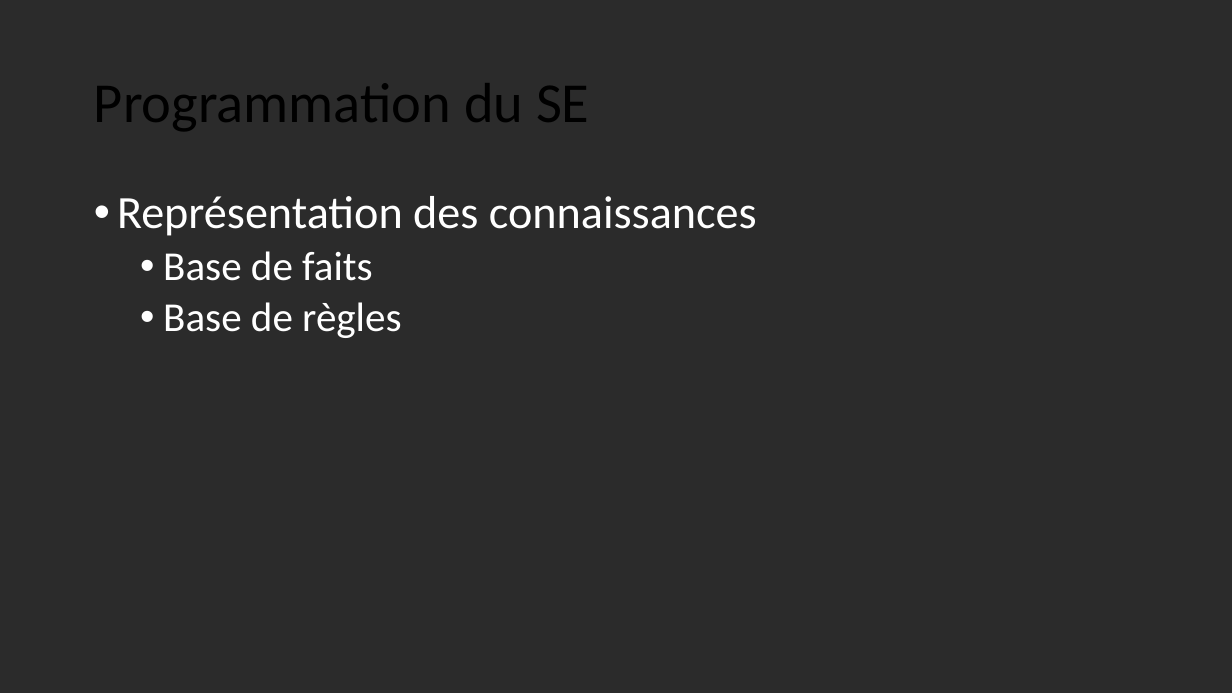
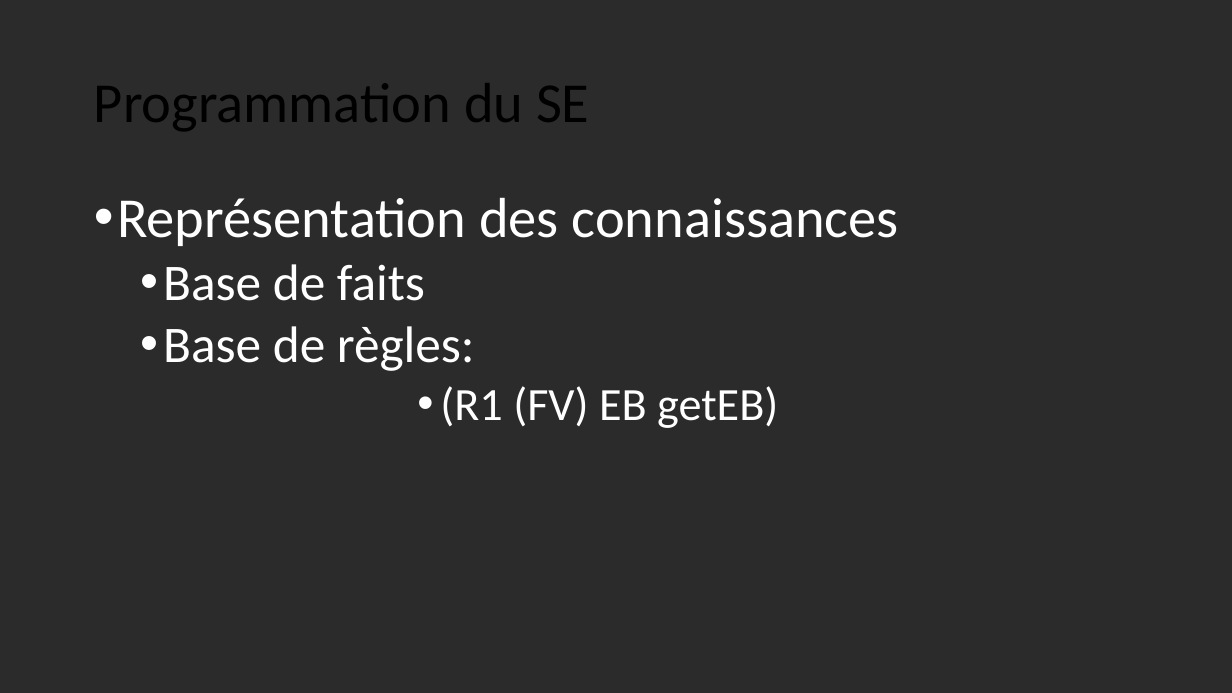
Before and after one commit to anthonygal/AI_Surf_Expert_System, a slide deck: slide 9 of Soutenance_Projet.pptx. Drawn at 1232x693 pixels with LibreOffice and Linux fonts; fonts in the diff are those of the drawing; background and template pictures are left out; a plain dark background stands for a picture behind light text. Boxes give left, top, right and bottom in pixels: in the first picture for what was removed or moved away, otherwise in the second. Text is boxed around its words. In the diff, an @@ line names an element or a change of style, - is before the commit and + after.

```diff
--- a/Soutenance_Projet.pptx
+++ b/Soutenance_Projet.pptx
@@ text at box(117, 197, 899, 301): size 36 to 44 pt in "Représentation des connaissances"; size 32 to 40 pt in "Base de faits" @@
@@ text at box(163, 326, 778, 428): text changed; size 32 to 36 pt @@
-  • Base de règles
+  • Base de règles:
+              • (R1 (FV) EB getEB)
```
Also in this commit, not shown: 2 other slides changed, 1 other file.
